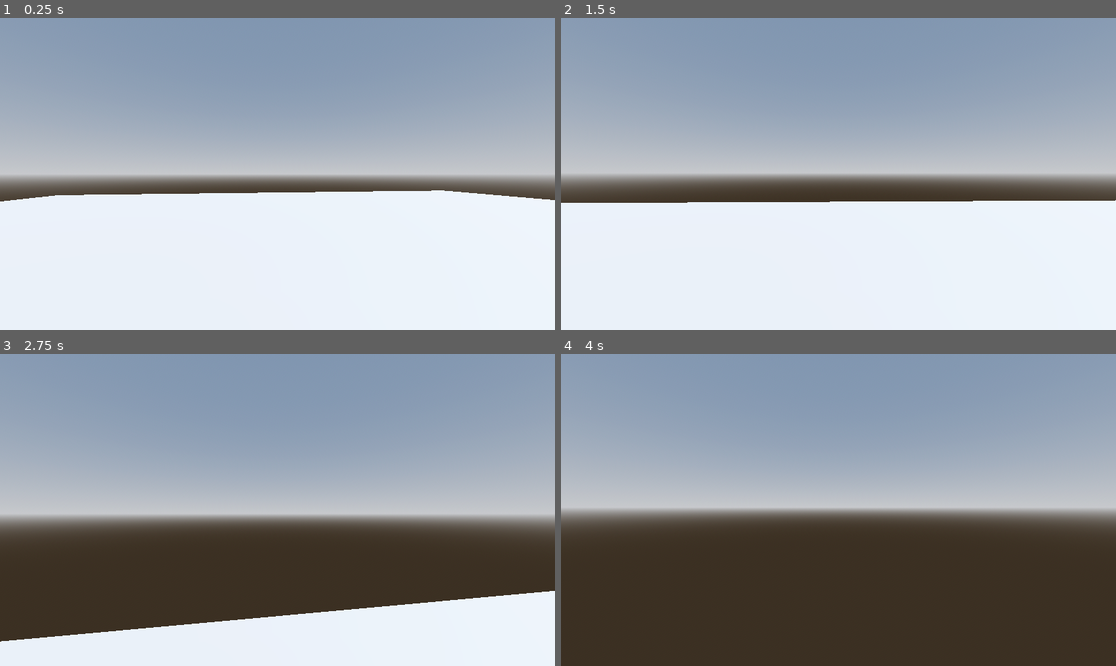
Above: before the commit, frames 1-4 (two rows, left to right).
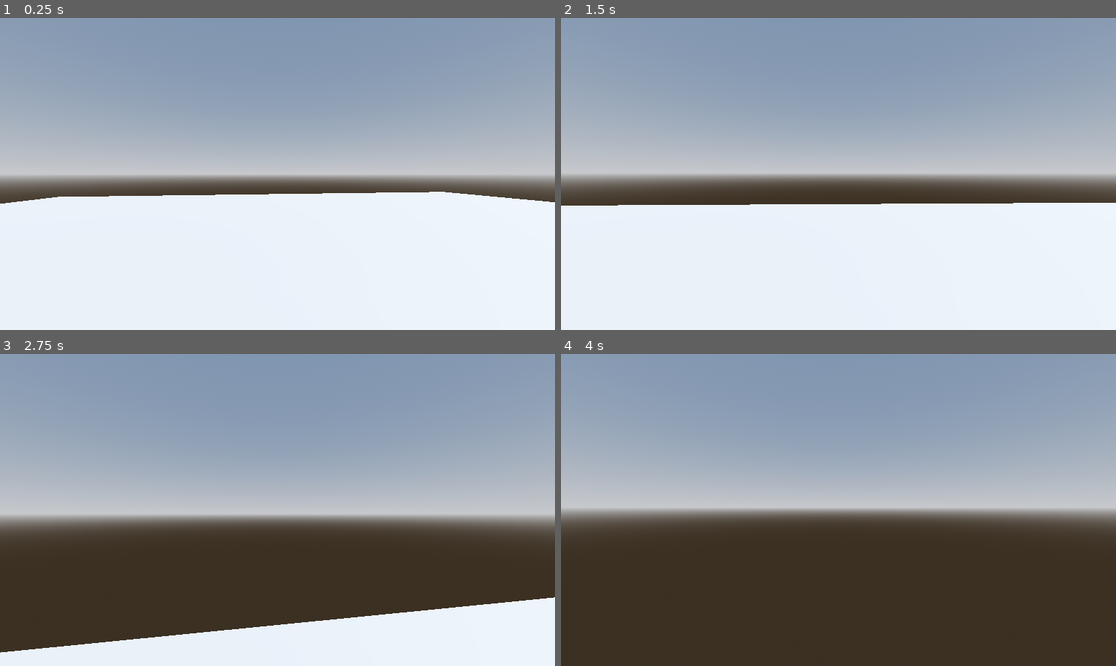
Above: after the commit, the same moments.

Repository: Quit975/HauntedMelodyJam
Game: Godot game, scene res://house/house_level.tscn
Two runs of this game, one before a commit and one after it. Both use one fixed random seed, a clock stepped at 60 frames per second and the inputs below.
Inputs (mouse positions are in pixels of both pictures, inside the frame that each line leads up to):
- Up to frame 1 (0.25 s): no input
- Up to frame 2 (1.5 s): tap Enter at 0.5 s; move the mouse to (866, 174) at 0.52 s; hold W (move_forward) from 0.53 s (still down); move the mouse to (810, 174) at 1.27 s
- Up to frame 3 (2.75 s): keep holding W (move_forward); move the mouse to (288, 503) at 2.02 s
- Up to frame 4 (4 s): keep holding W (move_forward); move the mouse to (832, 516) at 2.77 s; tap Space at 3.5 s; move the mouse to (877, 513) at 3.52 s

The runs differ from the first frame. In frame 1, 0.5% of the frame differs, in the area x 0-100%, y 55-60%; in frame 2, 0.8%; in frame 3, 2.8%, in the area x 0-100%, y 75-96%; in frame 4, nothing differs.

Commit message:
Fixed camera pivot for player

Diff:
--- a/player/player_scene.tscn
+++ b/player/player_scene.tscn
@@ -14,6 +14,6 @@
 shape = SubResource("CapsuleShape3D_qva23")
 
 [node name="CameraPivot" type="Node3D" parent="CollisionShape3D"]
+transform = Transform3D(1, 0, 0, 0, 1, 0, 0, 0, 1, 0, 0.514944, 0)
 
 [node name="Camera3D" type="Camera3D" parent="CollisionShape3D/CameraPivot"]
-transform = Transform3D(1, 0, 0, 0, 1, 0, 0, 0, 1, 0, 0.415202, 0)
